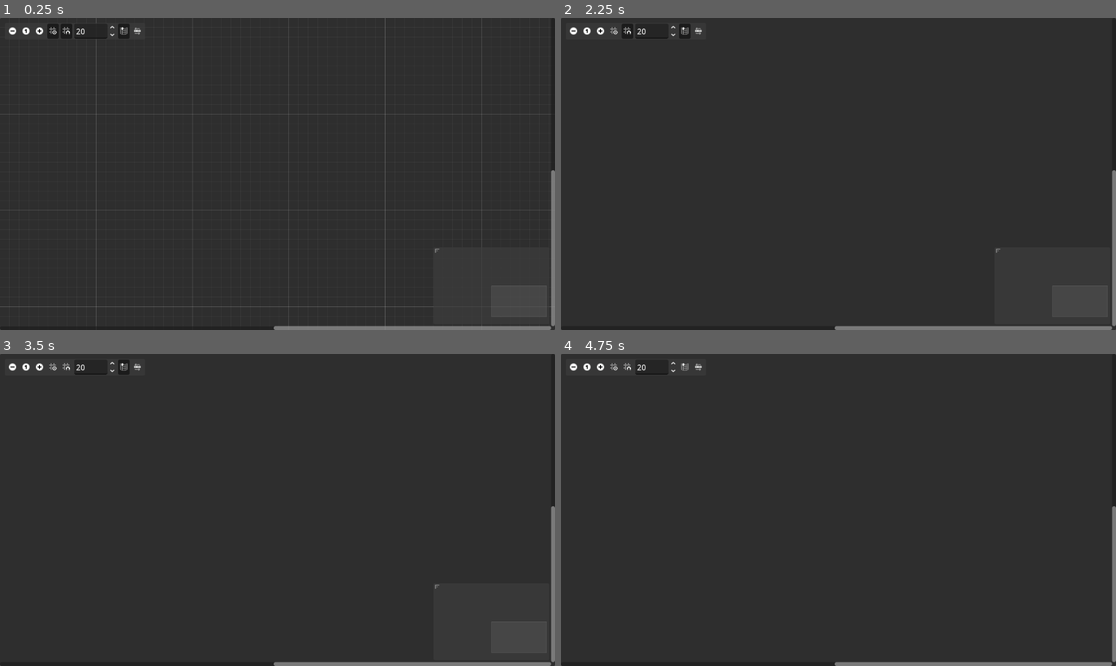
Above: before the commit, frames 1-4 (two rows, left to right).
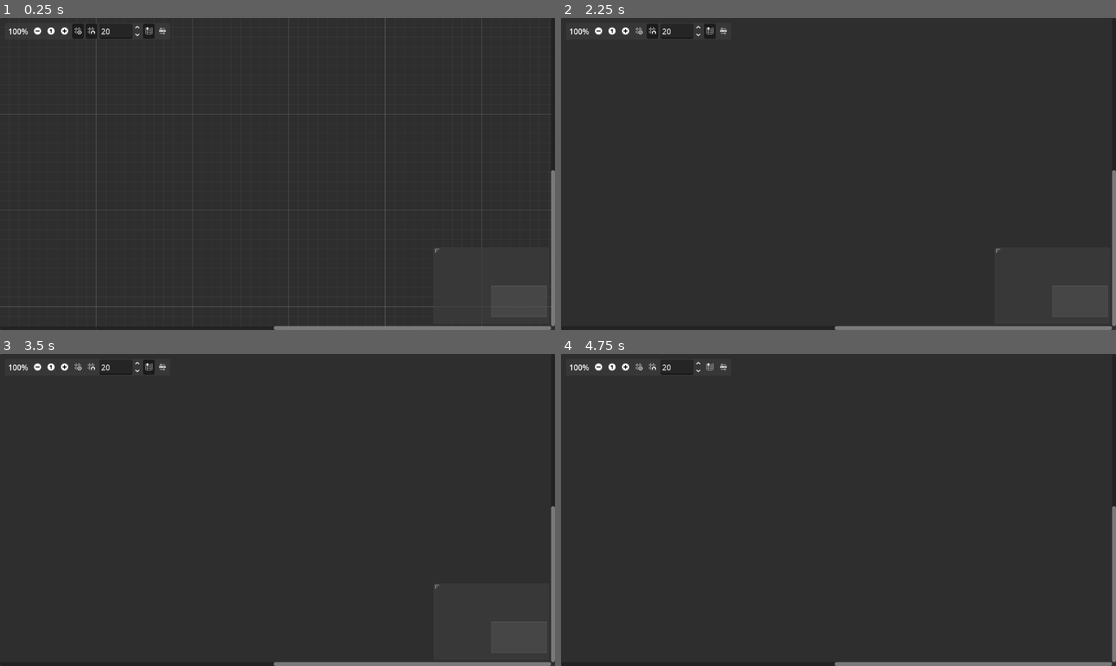
Above: after the commit, the same moments.

Repository: jusqua/npk
Game: Godot game, scene res://scenes/graph_edit.tscn
Two runs of this game, one before a commit and one after it. Both use one fixed random seed, a clock stepped at 60 frames per second and the inputs below.
Inputs (mouse positions are in pixels of both pictures, inside the frame that each line leads up to; where the layout moved, square brackets give the same spot in the first picture):
- Up to frame 1 (0.25 s): no input
- Up to frame 2 (2.25 s): click (599, 30) [572, 30] at 0.5 s; click (627, 30) [599, 30] at 1.25 s; click (638, 30) [616, 30] at 2 s
- Up to frame 3 (3.5 s): click (88, 366) [66, 366] at 2.75 s
- Up to frame 4 (4.75 s): click (710, 366) [683, 366] at 3.5 s; click (721, 366) [699, 366] at 4.25 s

The runs differ from the first frame. In frame 1, 0.5% of the frame differs, in the area x 1-30%, y 2-7%; in frame 2, 0.4%; in frame 3, 0.4%; in frame 4, 0.4%.

Commit message:
Add basic nodes and connection behavior

Diff:
--- a/project.godot
+++ b/project.godot
@@ -18,3 +18,11 @@
 run/main_scene="uid://bw417g4prftyk"
 config/features=PackedStringArray("4.7", "Forward Plus")
 config/icon="res://assets/icon.svg"
+
+[input]
+
+context_menu={
+"deadzone": 0.2,
+"events": [Object(InputEventMouseButton,"resource_local_to_scene":false,"resource_name":"","device":-1,"window_id":0,"alt_pressed":false,"shift_pressed":false,"ctrl_pressed":false,"meta_pressed":false,"button_mask":0,"position":Vector2(0, 0),"global_position":Vector2(0, 0),"factor":1.0,"button_index":2,"canceled":false,"pressed":false,"double_click":false,"script":null)
+]
+}
--- /dev/null
+++ b/scenes/color_node.tscn
@@ -0,0 +1,21 @@
+[gd_scene format=3 uid="uid://cmu6cx15l6cf1"]
+
+[node name="ColorNode" type="GraphNode" unique_id=1401136884]
+offset_right = 334.0
+offset_bottom = 557.0
+title = "Color"
+slot/0/left_enabled = false
+slot/0/left_type = 0
+slot/0/left_color = Color(1, 1, 1, 1)
+slot/0/left_icon = null
+slot/0/right_enabled = true
+slot/0/right_type = 0
+slot/0/right_color = Color(1, 1, 1, 1)
+slot/0/right_icon = null
+slot/0/draw_stylebox = true
+
+[node name="ColorPicker" type="ColorPicker" parent="." unique_id=902636714]
+layout_mode = 2
+alignment = 1
+edit_intensity = false
+presets_visible = false
--- /dev/null
+++ b/scenes/display_node.tscn
@@ -0,0 +1,21 @@
+[gd_scene format=3 uid="uid://4rf7tawhc08g"]
+
+[node name="DisplayNode" type="GraphNode" unique_id=2129062798]
+offset_right = 236.0
+offset_bottom = 255.0
+title = "Display"
+slot/0/left_enabled = true
+slot/0/left_type = 0
+slot/0/left_color = Color(1, 1, 1, 1)
+slot/0/left_icon = null
+slot/0/right_enabled = false
+slot/0/right_type = 0
+slot/0/right_color = Color(1, 1, 1, 1)
+slot/0/right_icon = null
+slot/0/draw_stylebox = true
+
+[node name="TextureRect" type="TextureRect" parent="." unique_id=1550744784]
+custom_minimum_size = Vector2(360, 360)
+custom_maximum_size = Vector2(360, 360)
+layout_mode = 2
+stretch_mode = 5
--- a/scenes/graph_edit.tscn
+++ b/scenes/graph_edit.tscn
@@ -1,4 +1,6 @@
 [gd_scene format=3 uid="uid://bw417g4prftyk"]
+
+[ext_resource type="Script" uid="uid://7vv72a6mnp6l" path="res://scripts/graph_edit.gd" id="1_snvmi"]
 
 [node name="GraphEdit" type="GraphEdit" unique_id=2064856206]
 anchors_preset = 15
@@ -6,3 +8,20 @@
 anchor_bottom = 1.0
 grow_horizontal = 2
 grow_vertical = 2
+right_disconnects = true
+show_zoom_label = true
+script = ExtResource("1_snvmi")
+
+[node name="PopupMenu" type="PopupMenu" parent="." unique_id=2069877683]
+oversampling_override = 1.0
+
+[node name="FileDialog" type="FileDialog" parent="." unique_id=127134285]
+oversampling_override = 1.0
+access = 2
+
+[connection signal="connection_request" from="." to="." method="_on_connection_request"]
+[connection signal="disconnection_request" from="." to="." method="_on_disconnection_request"]
+[connection signal="node_deselected" from="." to="." method="_on_node_deselected"]
+[connection signal="node_selected" from="." to="." method="_on_node_selected"]
+[connection signal="id_pressed" from="PopupMenu" to="." method="_on_popup_menu_id_pressed"]
+[connection signal="file_selected" from="FileDialog" to="." method="_on_file_dialog_file_selected"]
--- /dev/null
+++ b/scenes/gray_node.tscn
@@ -0,0 +1,33 @@
+[gd_scene format=3 uid="uid://b7ntjxm577uu8"]
+
+[node name="GrayNode" type="GraphNode" unique_id=223231871]
+offset_right = 210.0
+offset_bottom = 103.0
+title = "Grayscale"
+slot/0/left_enabled = true
+slot/0/left_type = 0
+slot/0/left_color = Color(1, 1, 1, 1)
+slot/0/left_icon = null
+slot/0/right_enabled = false
+slot/0/right_type = 0
+slot/0/right_color = Color(1, 1, 1, 1)
+slot/0/right_icon = null
+slot/0/draw_stylebox = true
+slot/1/left_enabled = false
+slot/1/left_type = 0
+slot/1/left_color = Color(1, 1, 1, 1)
+slot/1/left_icon = null
+slot/1/right_enabled = true
+slot/1/right_type = 0
+slot/1/right_color = Color(1, 1, 1, 1)
+slot/1/right_icon = null
+slot/1/draw_stylebox = true
+
+[node name="InputLabel" type="Label" parent="." unique_id=1666557063]
+layout_mode = 2
+text = "Input"
+
+[node name="OutputLabel" type="Label" parent="." unique_id=240227973]
+layout_mode = 2
+text = "Output"
+horizontal_alignment = 2
--- /dev/null
+++ b/scenes/image_node.tscn
@@ -0,0 +1,21 @@
+[gd_scene format=3 uid="uid://724q63xehu1f"]
+
+[node name="ImageNode" type="GraphNode" unique_id=2129062798]
+offset_right = 236.0
+offset_bottom = 255.0
+title = "Image"
+slot/0/left_enabled = false
+slot/0/left_type = 0
+slot/0/left_color = Color(1, 1, 1, 1)
+slot/0/left_icon = null
+slot/0/right_enabled = true
+slot/0/right_type = 0
+slot/0/right_color = Color(1, 1, 1, 1)
+slot/0/right_icon = null
+slot/0/draw_stylebox = true
+
+[node name="TextureRect" type="TextureRect" parent="." unique_id=1550744784]
+custom_minimum_size = Vector2(360, 360)
+custom_maximum_size = Vector2(360, 360)
+layout_mode = 2
+stretch_mode = 5
--- /dev/null
+++ b/scripts/graph_edit.gd
@@ -0,0 +1,94 @@
+extends GraphEdit
+
+const COLOR_NODE_RESOURCE := preload("res://scenes/color_node.tscn")
+const IMAGE_NODE_RESOURCE := preload("res://scenes/image_node.tscn")
+const GRAY_NODE_RESOURCE := preload("res://scenes/gray_node.tscn")
+const DISPLAY_NODE_RESOURCE := preload("res://scenes/display_node.tscn")
+
+var selected_nodes: Dictionary
+var popup_menu: PopupMenu
+var file_dialog: FileDialog
+
+# Called when the node enters the scene tree for the first time.
+func _ready() -> void:
+	selected_nodes = {}
+	file_dialog = get_node("FileDialog")
+	popup_menu = get_node("PopupMenu")
+
+	popup_menu.add_item("Color", 1)
+	popup_menu.add_item("Image", 2)
+	popup_menu.add_item("Grayscale", 3)
+	popup_menu.add_item("Display", 4)
+
+
+# Called every frame. 'delta' is the elapsed time since the previous frame.
+func _process(_delta: float) -> void:
+	pass
+
+func _input(event: InputEvent) -> void:
+	if event.is_action_pressed("ui_graph_delete"):
+		for node: Node in selected_nodes.keys():
+			if selected_nodes[node]:
+				for connection in get_connection_list_from_node(node.name):
+					disconnect_node(connection["from_node"], connection["from_port"], connection["to_node"], connection["to_port"])
+				node.queue_free()
+		selected_nodes.clear()
+
+	if event.is_action_pressed("context_menu"):
+		popup_menu.popup(Rect2i(Vector2i(get_viewport().get_mouse_position()), Vector2i(0, 0)))
+
+
+func _on_popup_menu_id_pressed(id: int) -> void:
+	match id:
+		1:
+			var node: GraphNode = COLOR_NODE_RESOURCE.instantiate()
+			node.position_offset = get_viewport().get_mouse_position()
+			add_child(node)
+		2:
+			file_dialog.file_mode = FileDialog.FILE_MODE_OPEN_FILE
+			file_dialog.filters = PackedStringArray(["*.png,*.jpg,*.jpeg", "Image file"])
+			file_dialog.popup()
+		3:
+			var node: GraphNode = GRAY_NODE_RESOURCE.instantiate()
+			node.position_offset = get_viewport().get_mouse_position()
+			add_child(node)
+		4:
+			var node: GraphNode = DISPLAY_NODE_RESOURCE.instantiate()
+			node.position_offset = get_viewport().get_mouse_position()
+			add_child(node)
+
+func _on_file_dialog_file_selected(path: String) -> void:
+	var image = Image.load_from_file(path)
+	var node: GraphNode = IMAGE_NODE_RESOURCE.instantiate()
+	var texture_rect: TextureRect = node.get_node("TextureRect")
+	var image_size := image.get_size()
+
+	# Extend texture rect based on image ratio
+	if image_size.x > image_size.y:
+		texture_rect.custom_maximum_size.x = texture_rect.custom_maximum_size.x as float * image_size.x as float / image_size.y as float
+	else:
+		texture_rect.custom_maximum_size.y = texture_rect.custom_maximum_size.y as float * image_size.y as float / image_size.x as float
+
+	texture_rect.texture = ImageTexture.create_from_image(image)
+	node.position_offset = get_viewport().get_mouse_position()
+	add_child(node)
+
+
+func _on_connection_request(from_node: StringName, from_port: int, to_node: StringName, to_port: int) -> void:
+	for connection in get_connection_list_from_node(from_node):
+		if connection["to_node"] == to_node and connection["to_port"] == to_port:
+			return
+
+	connect_node(from_node, from_port, to_node, to_port)
+
+
+func _on_disconnection_request(from_node: StringName, from_port: int, to_node: StringName, to_port: int) -> void:
+	disconnect_node(from_node, from_port, to_node, to_port)
+
+
+func _on_node_selected(node: Node) -> void:
+	selected_nodes[node] = true
+
+
+func _on_node_deselected(node: Node) -> void:
+	selected_nodes[node] = false
Not shown, added: scripts/graph_edit.gd.uid
